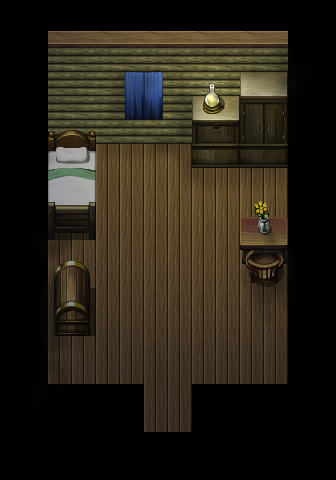
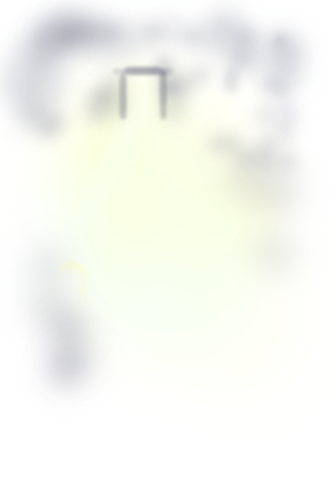
Comparing the layer stacks of the two 336x480 images. Changes:
hid "Layer 5", painted on it over [23, 36, 319, 418]
hid "Layer 1", painted on it over [0, 0, 336, 480]
hid "Layer 3" over [125, 72, 163, 120]
added layer "Layer 7" (multiply) above "Layer 6" over [0, 0, 336, 452]
hid "Layer 4" over [203, 84, 225, 114]
hid "Layer 2" over [48, 168, 288, 288]
hid "Background", painted on it over [0, 0, 336, 480]
